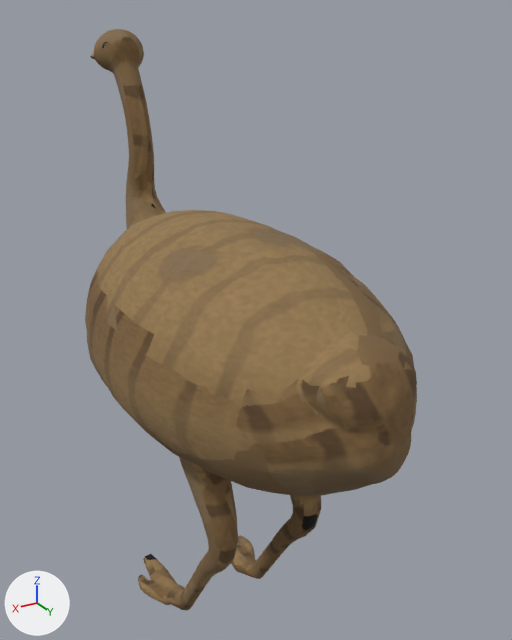
A saved change to the glTF model assets/animals/ostrich_juvenile.glb.
One viewpoint serves both versions: a 50 mm lens placed at (0.545, 1.112, 1.179), pointed at (-0.084, 0.063, 0.654). The lights are fixed; the arrows at lower left show +X, +Y and +Z. The picture after the commit comes second. Vertices at exactly the same position are counted once.

The first picture shows 'ostrich_juvenile'.
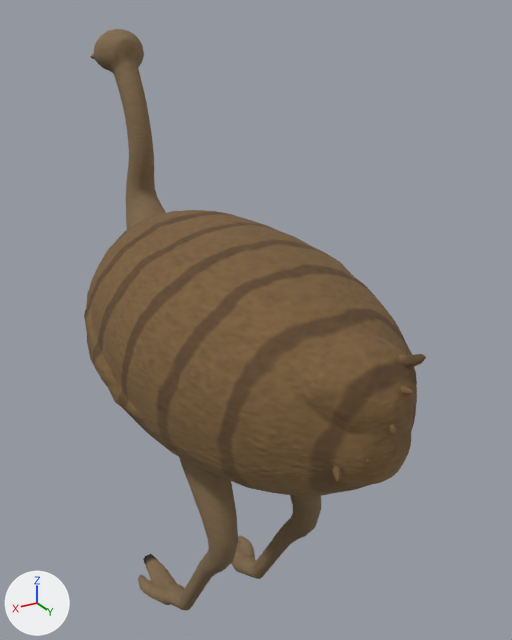
Where the change shows, as pixel boxes [x1, y1, x2, y2] in the pictures (512 x 640 px):
'ostrich_juvenile', reshaped
    before: [85, 29, 417, 611]
    after: [84, 29, 426, 611]
part 1 of me_ostrich_juvenile, added (mostly hidden)
    after: [332, 354, 426, 482]
part 2 of me_ostrich_juvenile, added
    after: [84, 291, 145, 422]
part 3 of me_ostrich_juvenile, surface changed
    both: [86, 35, 416, 611]

What changed in the scene script:
```text
Change me_ostrich_juvenile:
    used by ob_ostrich_juvenile; location = (0.0, 0.0, 0.0)
    remove me_ostrich_juvenile.from_pydata(...)  # 7290 vertices, 14560 faces; spans x -0.229..0.228, y -0.445..0.545, z 0.003..1.154
    add me_ostrich_juvenile.from_pydata(...)  # 9028 vertices, 17992 faces; spans x -0.238..0.239, y -0.445..0.545, z 0.003..1.154
    me_ostrich_juvenile part 1: 666 vertices added at x -0.068..0.067, y 0.394..0.544, z 0.629..0.776
    me_ostrich_juvenile part 2: 536 vertices added at x 0.16..0.239, y -0.072..0.254, z 0.606..0.736
    me_ostrich_juvenile part 3: 14544 kept faces spanning x -0.229..0.228, y -0.445..0.545, z 0.003..1.154 get new texture (UV) coordinates
    other edits to the shape of me_ostrich_juvenile do not show in these pictures
```
